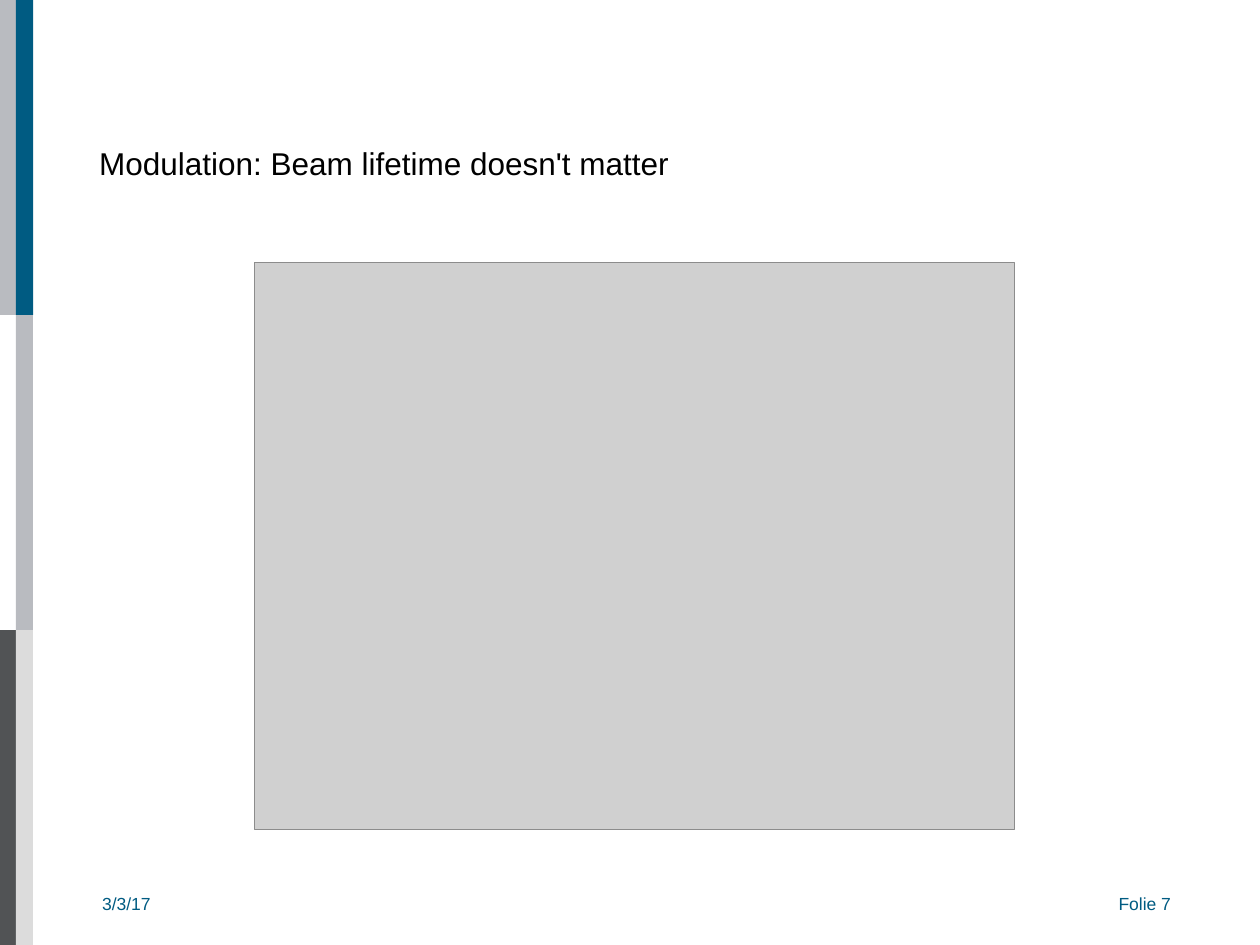
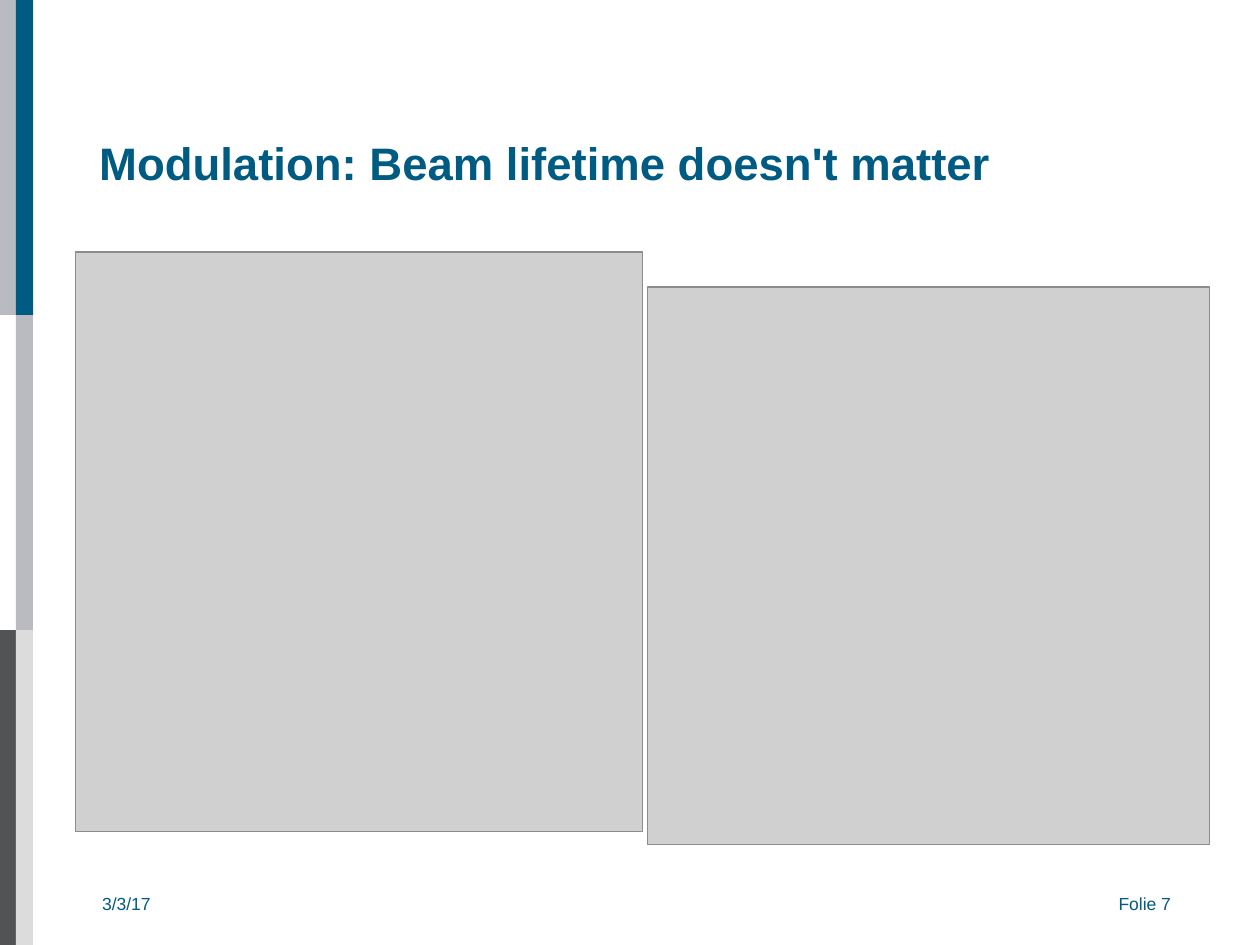
Before and after one commit to AlexAksentyev/EDM, a slide deck: slide 7 of Reports/CM/CM_proto.odp. Drawn at 1260x945 pixels with LibreOffice and Linux fonts; fonts in the diff are those of the drawing; grey boxes stand for pictures; background and template pictures are left out. Boxes give left, top, right and bottom in pixels: in the first picture for what was removed or moved away, otherwise in the second. Text is boxed around its words. In the diff, an @@ line names an element or a change of style, - is before the commit and + after.

```diff
--- a/Reports/CM/CM_proto.odp
+++ b/Reports/CM/CM_proto.odp
@@ title "Modulation: Beam lifetime doesn't matter" at <box>99,147,989,181</box>: size 18 to 26 pt, text colour #000000 to #005B82, bold on @@
@@ picture: place and size @@
-picture at <box>255,262,1014,829</box>
+picture at <box>76,252,643,832</box>
@@ picture added at <box>648,287,1210,844</box> @@
```
Also in this commit, not shown: 6 other slides changed, 1 slide added, 1 slide removed, 13 other files.
